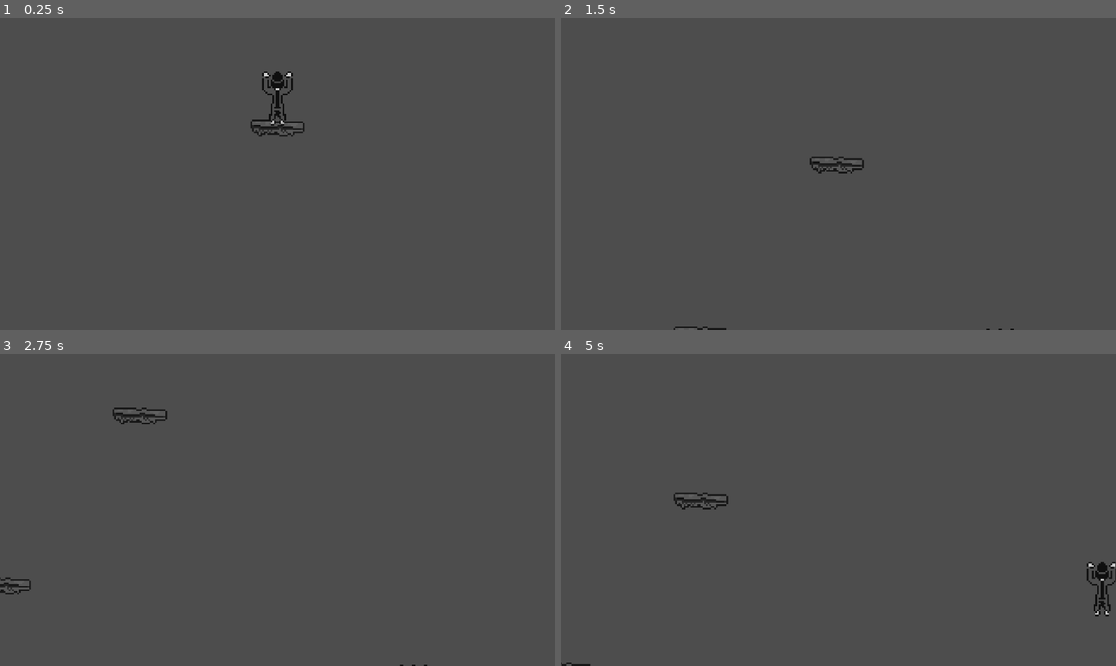
Above: before the commit, frames 1-4 (two rows, left to right).
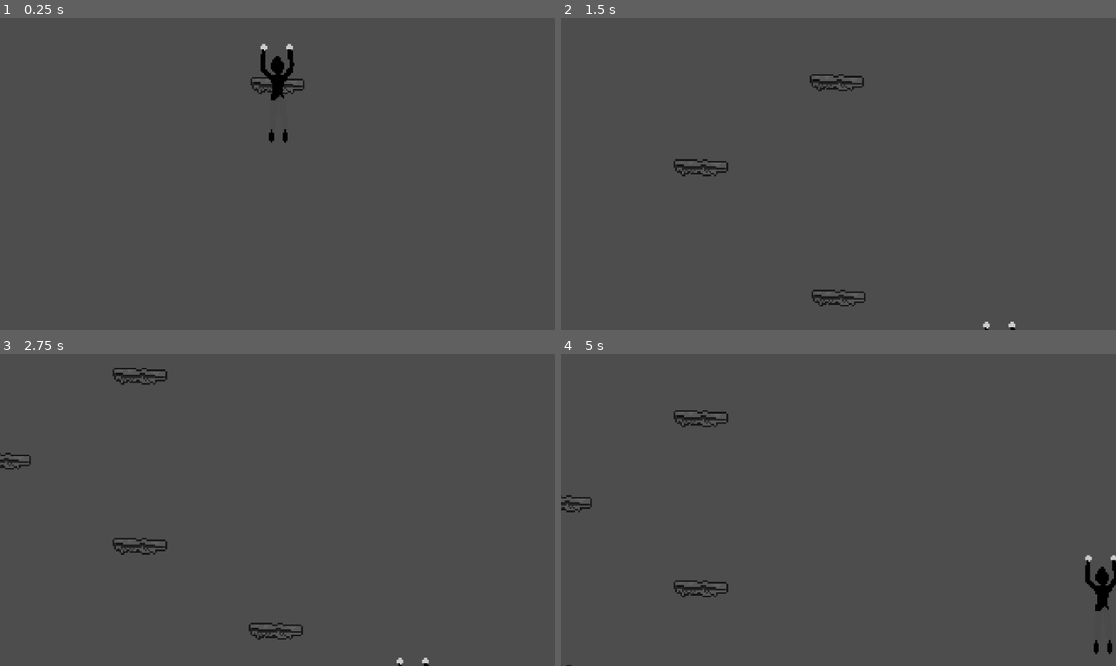
Above: after the commit, the same moments.

Repository: TheStrikkerTB/Game-jam-1bit
Game: Godot game, scene res://scenes/game.tscn
Same seed, same stepped clock (60 frames per second), same inputs: the game is played once before the commit and once after it.
Inputs:
- Up to frame 1 (0.25 s): no input
- Up to frame 2 (1.5 s): tap Enter (ui_accept) at 0.5, 0.77 s; hold Right (ui_right) from 0.53 s (still down)
- Up to frame 3 (2.75 s): tap Enter (ui_accept) at 1.52 s; release Right (ui_right) at 2.03 s; hold Left (ui_left) from 2.03 s (still down)
- Up to frame 4 (5 s): release Left (ui_left) at 2.78 s; hold Right (ui_right) 2.78-4.28 s; tap Enter (ui_accept) at 3.02, 3.77, 4.52 s; hold Left (ui_left) from 4.28 s (still down)

The runs differ from the first frame. In frame 1, 0.9% of the frame differs, in the area x 45-55%, y 8-41%; in frame 2, 1.0%; in frame 3, 1.2%; in frame 4, 1.4%, in the area x 0-100%, y 18-100%.

Commit message:
New charactersprit

Diff:
--- a/scenes/player.tscn
+++ b/scenes/player.tscn
@@ -1,7 +1,12 @@
-[gd_scene load_steps=6 format=3 uid="uid://j4h1pe0lvnnw"]
+[gd_scene load_steps=8 format=3 uid="uid://j4h1pe0lvnnw"]
 
 [ext_resource type="Texture2D" uid="uid://bdw4kqpsw0r15" path="res://assets/SpriteSheet.png" id="1_6yc4e"]
 [ext_resource type="Script" path="res://scripts/player.gd" id="1_esrwq"]
+[ext_resource type="Texture2D" uid="uid://dpj7grwfw4x8i" path="res://assets/SpriteSheet64x64.png" id="2_dw8ub"]
+
+[sub_resource type="AtlasTexture" id="AtlasTexture_hr6dt"]
+atlas = ExtResource("2_dw8ub")
+region = Rect2(0, 0, 64, 64)
 
 [sub_resource type="AtlasTexture" id="AtlasTexture_ji4vw"]
 atlas = ExtResource("1_6yc4e")
@@ -10,6 +15,9 @@
 [sub_resource type="SpriteFrames" id="SpriteFrames_5wovd"]
 animations = [{
 "frames": [{
+"duration": 1.0,
+"texture": SubResource("AtlasTexture_hr6dt")
+}, {
 "duration": 1.0,
 "texture": SubResource("AtlasTexture_ji4vw")
 }],
@@ -31,5 +39,5 @@
 animation = &"Idle"
 
 [node name="CollisionShape2D" type="CollisionShape2D" parent="."]
-position = Vector2(0, -32)
+position = Vector2(0, -44)
 shape = SubResource("RectangleShape2D_jmmj7")
--- a/scripts/platform.gd
+++ b/scripts/platform.gd
@@ -1,6 +1,6 @@
 extends Node
 
-@onready var platformSpeed = 200
+@onready var platformSpeed = 100
 @onready var direction = Vector2(0,1)
 @onready var platform = self
 
Binary file added: assets/SpriteSheet64x64.png
Not shown, added: assets/SpriteSheet64x64.png.import
